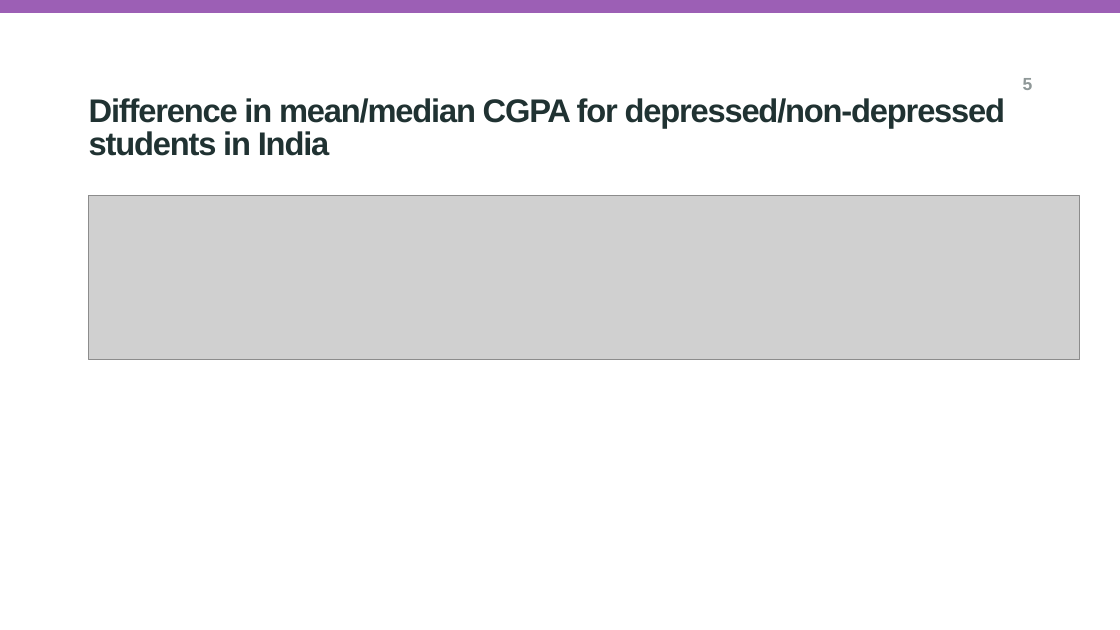
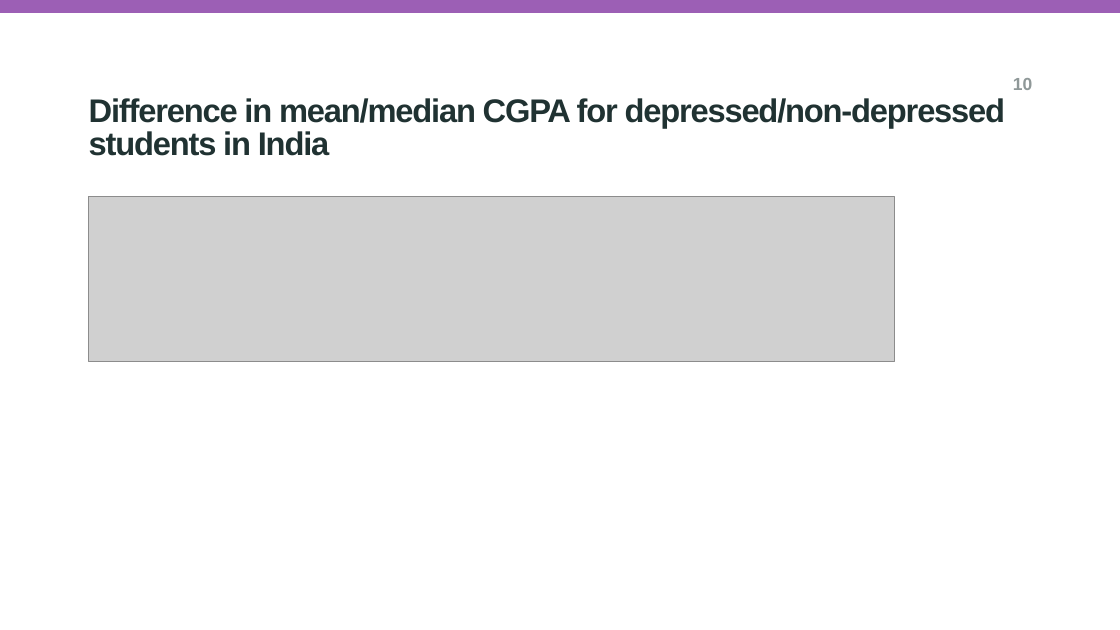
Before and after one commit to Abdoulrasheed/team-research-136, a slide deck: slide 10 of PPT and Documentations/groupA136_vis_and_analysis_student_demo_final.pptx (slide 5 before the commit). Drawn at 1120x630 pixels with LibreOffice and Linux fonts; fonts in the diff are those of the drawing; grey boxes stand for pictures; background and template pictures are left out. Boxes give left, top, right and bottom in pixels: in the first picture for what was removed or moved away, otherwise in the second. Text is boxed around its words. In the diff, an @@ line names an element or a change of style, - is before the commit and + after.

```diff
--- a/PPT and Documentations/groupA136_vis_and_analysis_student_demo_final.pptx
+++ b/PPT and Documentations/groupA136_vis_and_analysis_student_demo_final.pptx
@@ page number at (1013, 78, 1032, 90): text changed @@
-5
+10
@@ picture: place and size @@
-picture at (89, 196, 1081, 360)
+picture at (89, 197, 896, 361)
```
Also in this commit, not shown: 7 other slides changed, 5 slides added, 1 slide removed, 1 other file.
